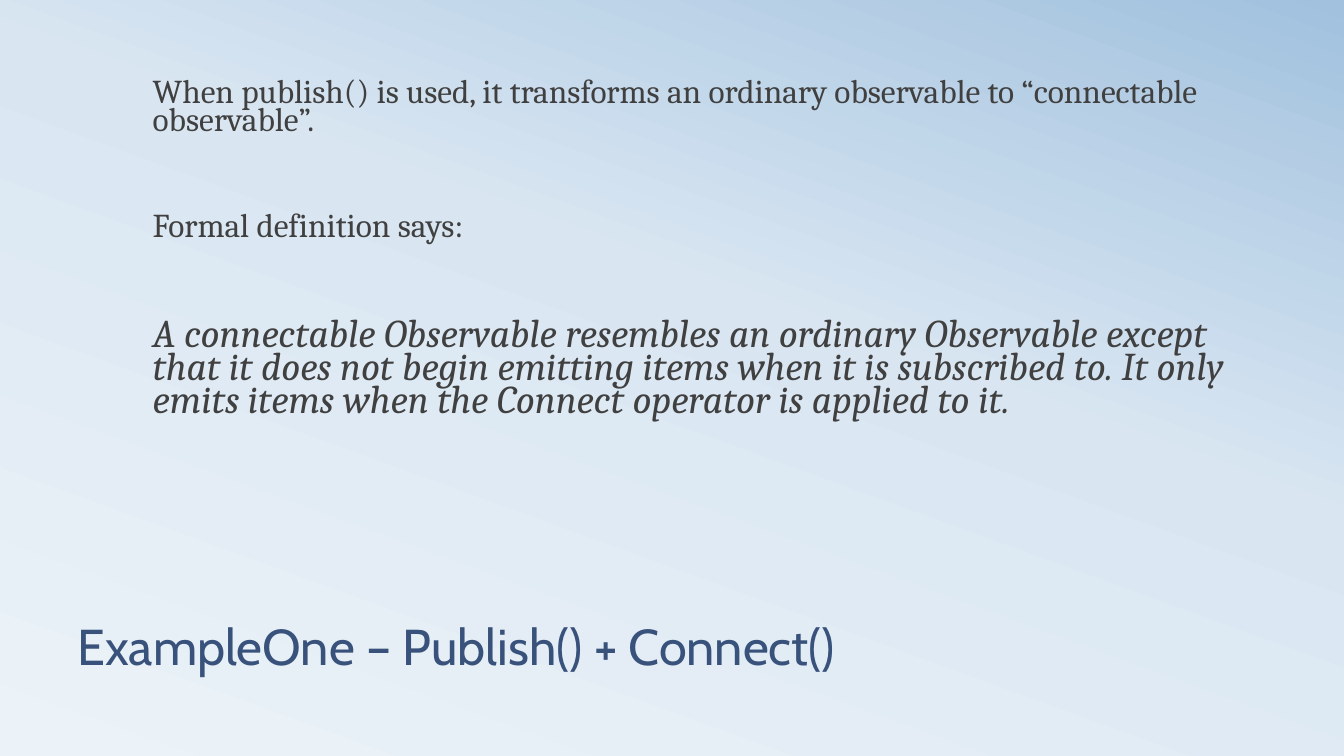
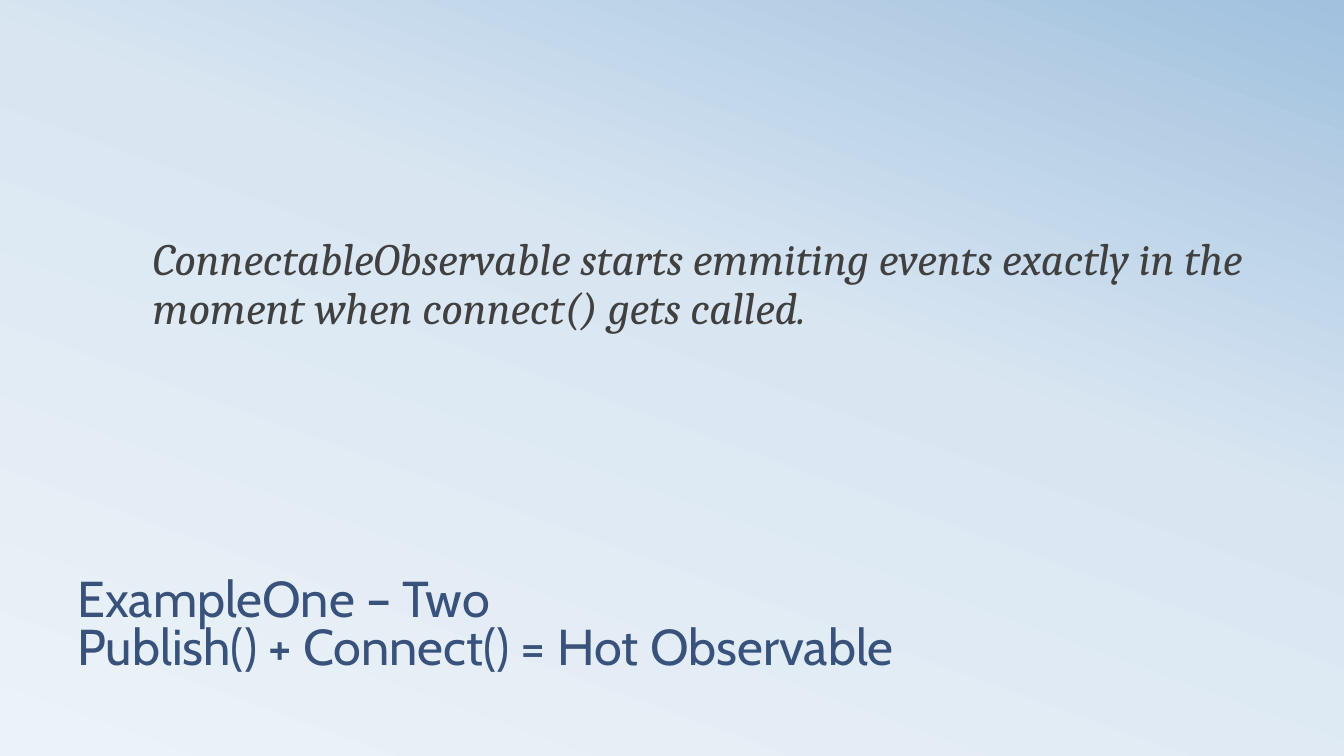
Before and after one commit to Kamajabu/RxSKM, a slide deck: slide 4 of Presentation.pptx. Drawn at 1344x756 pixels with LibreOffice and Linux fonts; fonts in the diff are those of the drawing. Boxes give left, top, right and bottom in pixels: in the first picture for what was removed or moved away, otherwise in the second. Text is boxed around its words. In the diff, an @@ line names an element or a change of style, - is before the commit and + after.

Commit message:
Updating examples and presentation

```diff
--- a/Presentation.pptx
+++ b/Presentation.pptx
@@ text "ConnectableObservable starts emmiting events exactly ..." at (x1=153, y1=244, x2=1242, y2=334): vertical alignment top to middle @@
@@ text at (x1=153, y1=244, x2=1242, y2=334): text changed; size 28.1 to 32 pt @@
-When publish() is used, it transforms an ordinary observable to “connectable observable”.
-Formal definition says:
-A connectable Observable resembles an ordinary Observable except that it does not begin emitting items when it is subscribed to. It only emits items when the Connect operator is applied to it.
+ConnectableObservable starts emmiting events exactly in the moment when connect() gets called.
@@ title at (x1=77, y1=579, x2=893, y2=672): text changed @@
-ExampleOne – Publish() + Connect()
+ExampleOne – Two
+Publish() + Connect() = Hot Observable
```
Also in this commit, not shown: 3 other slides changed, 6 slides added, 5 other files.
